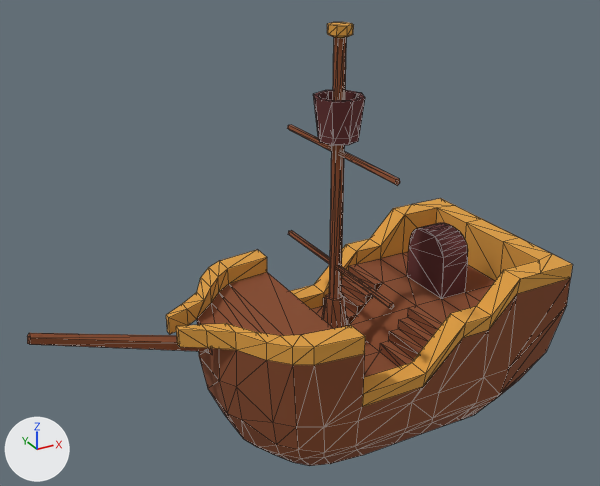
An edit to the glTF model 3d models/mesh/ship2/ship2.glb, drawn before and after from the same camera.
Before and after are seen from a 50 mm camera at (-4.02, -5.96, 4.9) aimed at (-0.74, 0.01, 1.92). Every picture has the same lights, and +X, +Y and +Z are marked at lower left. Mesh edges are drawn as thin lines. Where no turn or scale is listed for an object, it has been applied to the vertices. Vertices at the same position are counted once.

The older version as bpy lines, for what is in view:
```python
me_cube = bpy.data.meshes.new('Cube')
me_cube.from_pydata(...)  # 431 vertices, 812 faces; spans x -3.17..1.68, y -0.27..1.73, z 0.0..3.81
me_cube.materials.append(mat_apollo_x100)  # picture img_apollo_100x
ob_ship2 = bpy.data.objects.new('ship2', me_cube)
ob_ship2.location = (0.0, -0.73, 0.0)
```
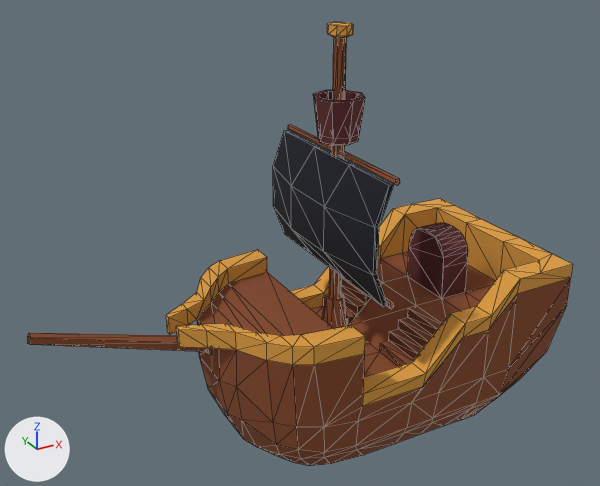
Where the newer file only moved an object's origin or applied its transform, the numbers keep the older frame.

Location of each change, [x1, y1, x2, y2] in pixels of the pictures (600 x 486 px):
part 1 of me_cube, added (black)
    after: [273, 130, 394, 307]

What the commit changed:
me_cube is used by ob_ship2; location (0.0, -0.73, 0.0).
me_cube had 431 vertices, 812 faces and spanned x -3.17..1.68, y -0.27..1.73, z 0.0..3.81.
me_cube now has 463 vertices, 872 faces and spans x -3.17..1.68, y -0.27..1.73, z 0.0..3.81.
me_cube part 1: a new loose piece of 32 vertices spanning x -0.68..-0.39, y -0.16..1.62, z 1.62..2.69, in mat_apollo_x100 (picture img_apollo_100x).
